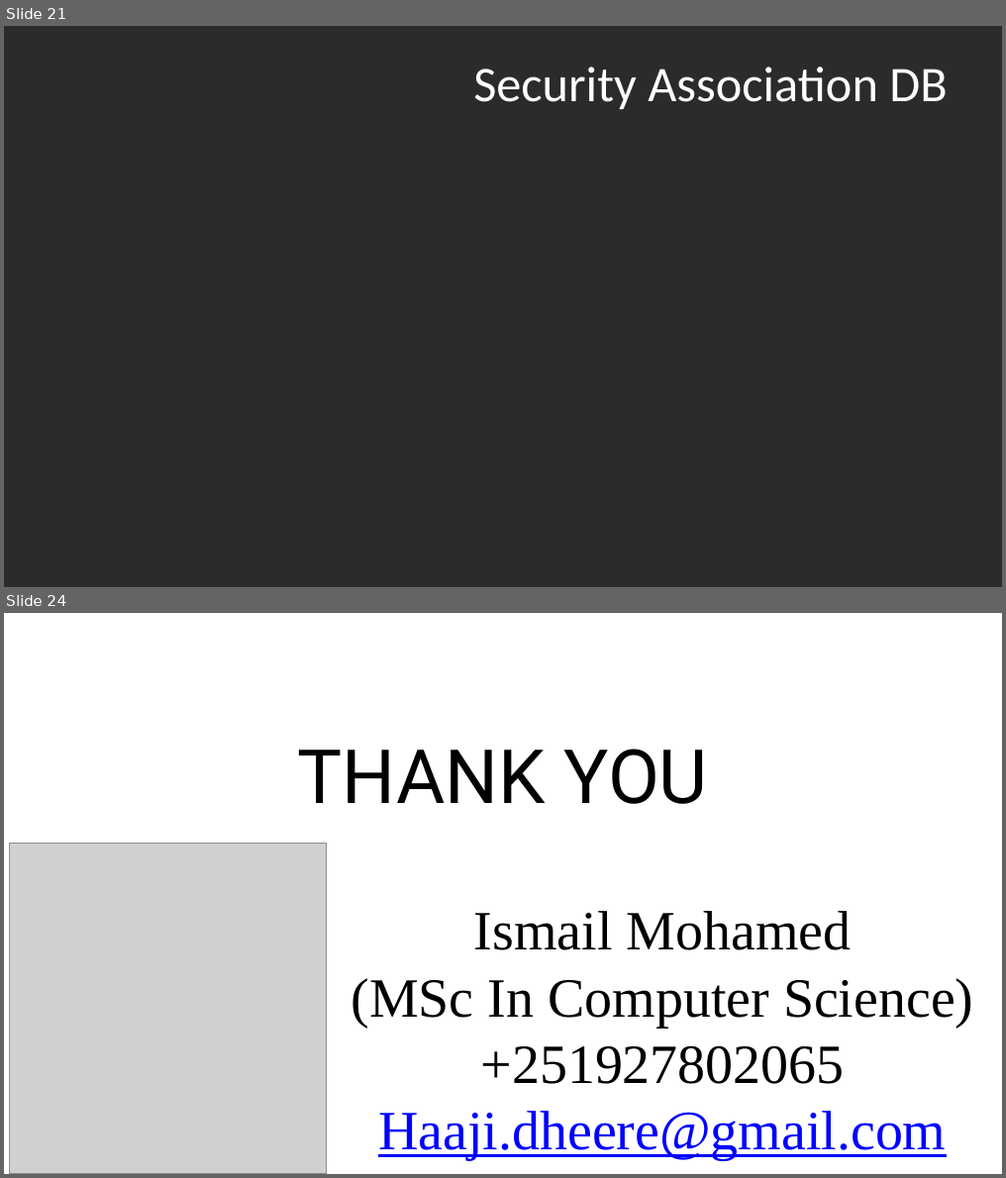
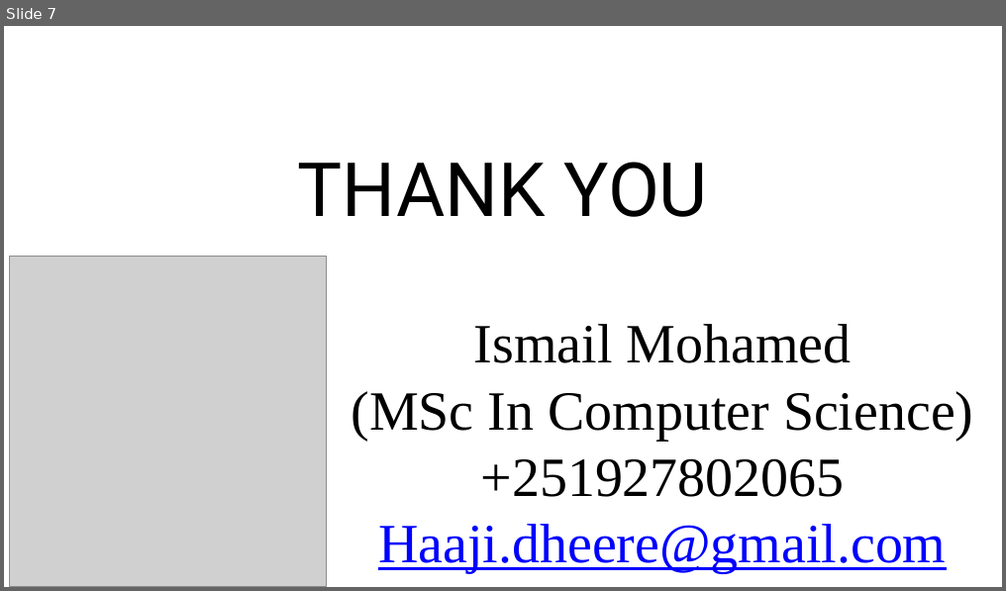
Before and after one commit to macaanto14/predicting-bank_credit_risk, a slide deck: Group 6.pptx. Shown one above the other, each under a label of ours: slides 21 and 24 before the commit, slide 7 after it; the slides between them are not shown. The pictures are 1006x1178 and 1006x591 pixels, drawn with LibreOffice and Linux fonts; fonts in the diff are those of the drawing; grey boxes stand for pictures; background and template pictures are left out; a plain dark background stands for a picture behind light text. Boxes give left, top, right and bottom in pixels: in the first picture for what was removed or moved away, otherwise in the second. Text is boxed around its words. In the diff, an @@ line names an element or a change of style, - is before the commit and + after.

```diff
--- a/Group 6.pptx
+++ b/Group 6.pptx
@@ slide 21 removed at (x1=4, y1=26, x2=1002, y2=587), background picture (left out) @@
@@ title removed at (x1=473, y1=67, x2=946, y2=109) @@
-Security Association DB
@@ what was slide 24 is now slide 7 @@
```
Also in this commit, not shown: 6 slides added, 22 other slides removed, 4 other files.
